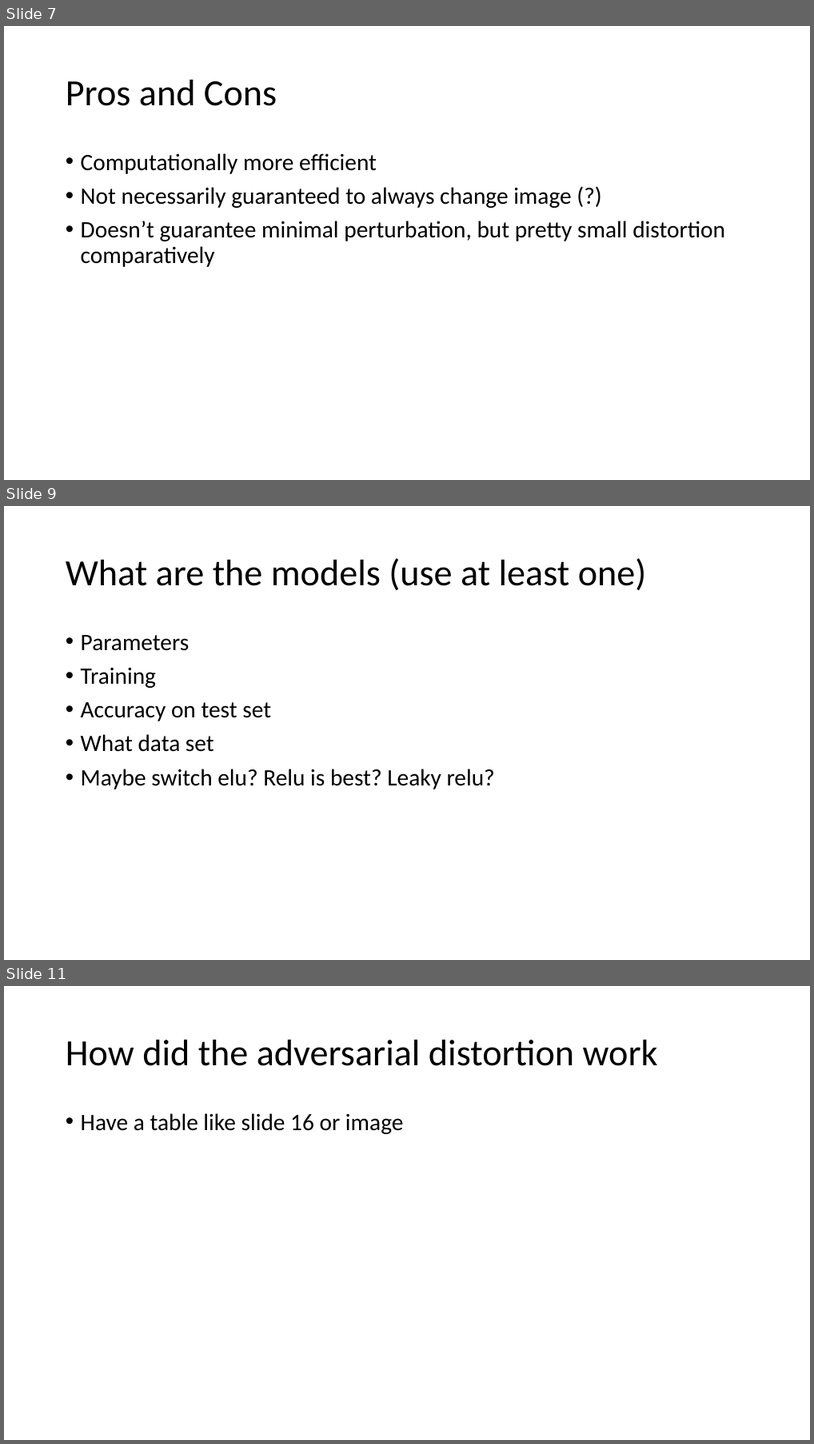
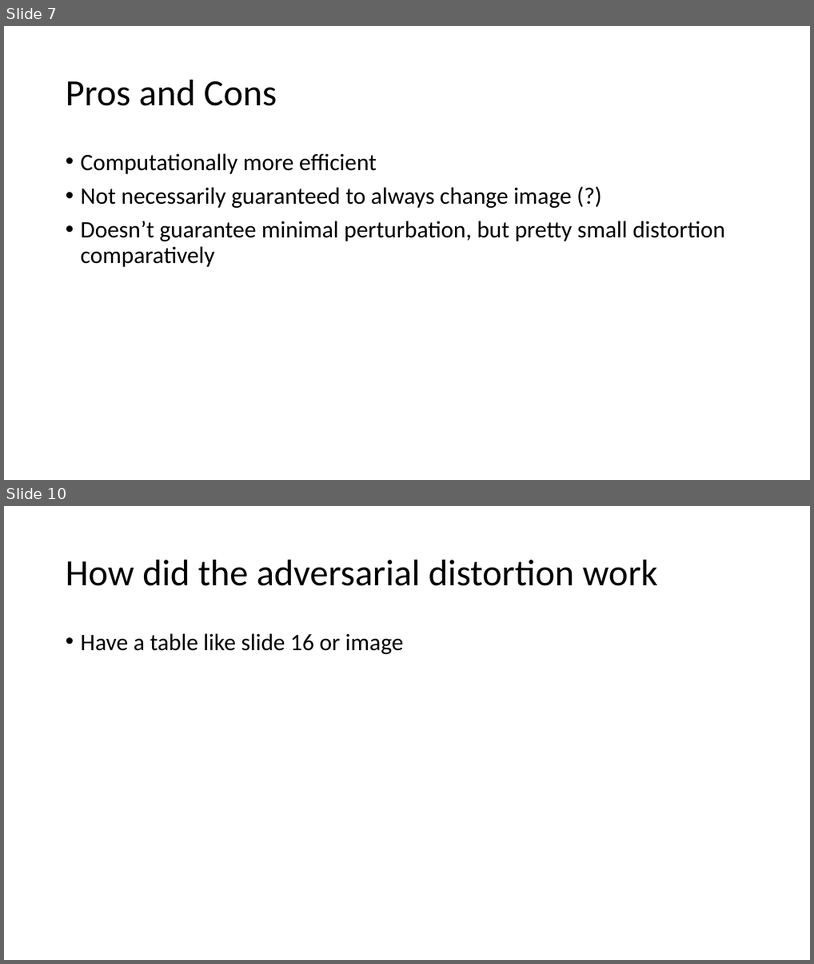
Before and after one commit to karunyas/DeepFool, a slide deck: Docs/Progress slides.pptx. Shown one above the other, each under a label of ours: slides 7, 9 and 11 before the commit, slides 7 and 10 after it; the slides between them are not shown. The pictures are 814x1444 and 814x964 pixels, drawn with LibreOffice and Linux fonts; fonts in the diff are those of the drawing. Boxes give left, top, right and bottom in pixels: in the first picture for what was removed or moved away, otherwise in the second. Text is boxed around its words. In the diff, an @@ line names an element or a change of style, - is before the commit and + after.

Commit message:
progress slides 4-18-18

```diff
--- a/Docs/Progress slides.pptx
+++ b/Docs/Progress slides.pptx
@@ slide 9 removed at <box>4,506,810,960</box>, background #FFFFFF @@
@@ title removed at <box>66,558,647,591</box> @@
-What are the models (use at least one)
@@ text removed at <box>81,635,495,789</box> @@
-• Parameters
-• Training
-• Accuracy on test set
-• What data set
-• Maybe switch elu? Relu is best? Leaky relu?
@@ what was slide 11 is now slide 10 @@
```
Also in this commit, not shown: 2 slides changed, 1 slide added, 1 other slide removed.
